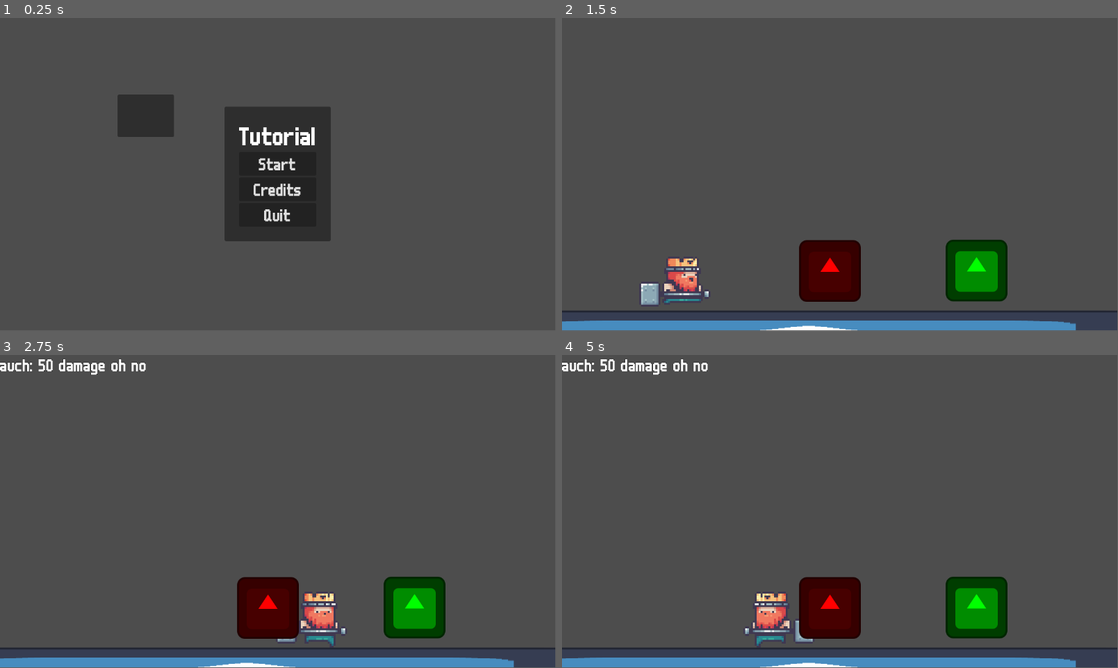
Above: before the commit, frames 1-4 (two rows, left to right).
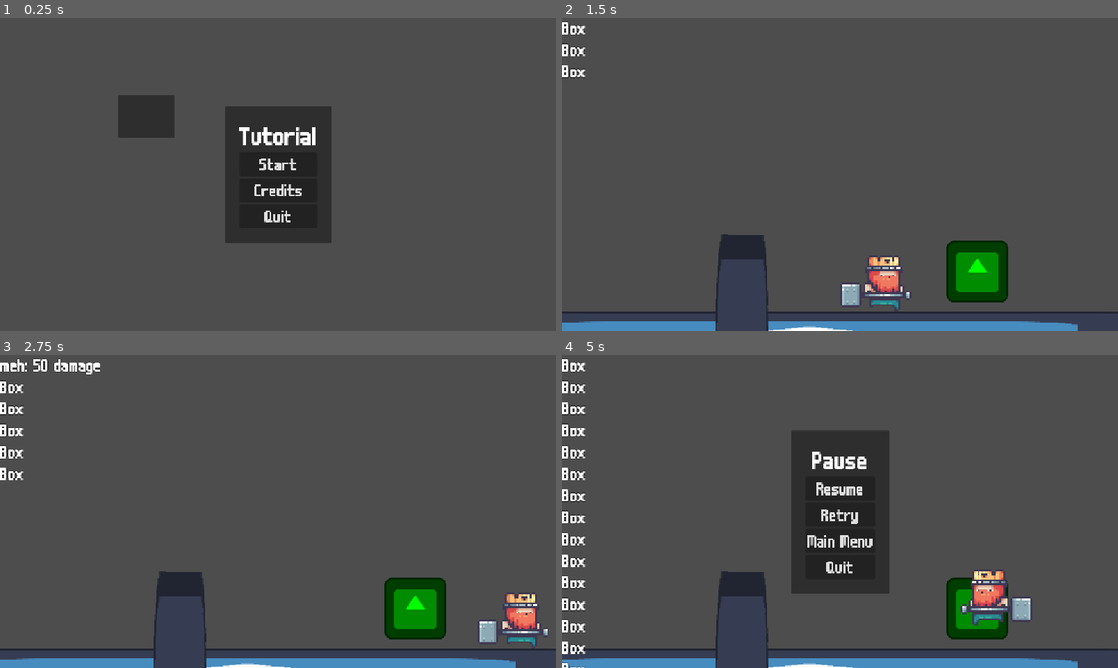
Above: after the commit, the same moments.

Repository: CC5408/Tutorial-CC5408-Oto-o-2025
Game: Godot game, scene res://ui/main_menu.tscn
The game is run twice, just before and just after one commit, with the same random seed, the same clock (stepped at 60 frames per second) and the same inputs. The engine's default icon, where the game draws it, is replaced by a stand-in: a white triangle on a blue panel in a dark square.
Inputs (mouse positions are in pixels of both pictures, inside the frame that each line leads up to):
- Up to frame 1 (0.25 s): no input
- Up to frame 2 (1.5 s): click "Start" at 0.5 s; move the mouse to (812, 237) at 1.27 s; hold D (move_right) from 1.28 s (still down); click (812, 237) at 1.35 s
- Up to frame 3 (2.75 s): keep holding D (move_right); tap Space (jump) at 1.52, 2.27 s; move the mouse to (444, 558) at 2.02 s; click (444, 558) at 2.1 s
- Up to frame 4 (5 s): move the mouse to (673, 464) at 2.77 s; release D (move_right) at 2.78 s; hold A (move_left) from 2.78 s (still down); click (673, 464) at 2.85 s; move the mouse to (867, 511) at 3.52 s; click (867, 511) at 3.6 s; tap Space (jump) at 3.77, 4.52 s; move the mouse to (756, 433) at 4.27 s; click (756, 433) at 4.35 s; tap Escape (pause, bound only after the commit) at 4.9 s
In our replay, the window is 799x449 before the commit and 800x450 after it. These sizes can differ from the game's own. Grey fills any space a smaller window leaves; there, only what the larger window draws over its background counts as a difference.

The runs differ from the first frame. In frame 1, 0.8% of the frame differs, in the area x 21-60%, y 24-72%; in frame 2, 6.3%; in frame 3, 7.1%; in frame 4, 17%, in the area x 0-100%, y 0-100%.

Commit message:
credits and pause menu

Diff:
--- a/project.godot
+++ b/project.godot
@@ -18,6 +18,10 @@
 [autoload]
 
 Debug="*res://autoloads/debug.gd"
+
+[display]
+
+window/stretch/mode="canvas_items"
 
 [gui]
 
@@ -63,6 +67,11 @@
 "events": [Object(InputEventMouseButton,"resource_local_to_scene":false,"resource_name":"","device":-1,"window_id":0,"a …(258 unchanged characters)…
 ]
 }
+pause={
+"deadzone": 0.2,
+"events": [Object(InputEventKey,"resource_local_to_scene":false,"resource_name":"","device":-1,"window_id":0,"alt_pressed":false,"shift_pressed":false,"ctrl_pressed":false,"meta_pressed":false,"pressed":false,"keycode":0,"physical_keycode":4194305,"key_label":0,"unicode":0,"location":0,"echo":false,"script":null)
+]
+}
 
 [layer_names]
 
--- a/scenes/main.tscn
+++ b/scenes/main.tscn
@@ -1,10 +1,9 @@
-[gd_scene load_steps=7 format=3 uid="uid://biwqq260j80w2"]
+[gd_scene load_steps=6 format=3 uid="uid://biwqq260j80w2"]
 
 [ext_resource type="PackedScene" uid="uid://bh0pw1bb7w3n3" path="res://scenes/box.tscn" id="1_0wfyh"]
 [ext_resource type="Script" uid="uid://cufe28v4a7uec" path="res://scenes/main.gd" id="1_sugp2"]
 [ext_resource type="PackedScene" uid="uid://dn7yanh1bcp11" path="res://scenes/player.tscn" id="2_sugp2"]
 [ext_resource type="PackedScene" uid="uid://cpp3hh7qwywln" path="res://scenes/ball.tscn" id="4_jyhfs"]
-[ext_resource type="PackedScene" uid="uid://b055yyuh2mouj" path="res://scenes/enemy.tscn" id="5_tbgi4"]
 [ext_resource type="PackedScene" uid="uid://38sr1a3xmrvk" path="res://scenes/npc.tscn" id="6_tefeu"]
 
 [node name="Main" type="Node2D"]
@@ -15,15 +14,12 @@
 scale = Vector2(12.6018, 0.856065)
 
 [node name="Box3" parent="." instance=ExtResource("1_0wfyh")]
-position = Vector2(1798, 900)
-rotation = -0.371694
+position = Vector2(365, 1255)
+rotation = -1.56042
 scale = Vector2(12.6018, 0.856065)
 
 [node name="Box2" parent="." instance=ExtResource("1_0wfyh")]
 position = Vector2(-938, 350)
-
-[node name="Player" parent="." instance=ExtResource("2_sugp2")]
-position = Vector2(238, 429)
 
 [node name="Ball" parent="." instance=ExtResource("4_jyhfs")]
 position = Vector2(-553, 277)
@@ -34,8 +30,8 @@
 [node name="Ball3" parent="." instance=ExtResource("4_jyhfs")]
 position = Vector2(-620, -114)
 
-[node name="Enemy" parent="." instance=ExtResource("5_tbgi4")]
-position = Vector2(556, 525)
-
 [node name="NPC" parent="." instance=ExtResource("6_tefeu")]
 position = Vector2(860, 524)
+
+[node name="Player" parent="." instance=ExtResource("2_sugp2")]
+position = Vector2(654, 130)
--- a/scenes/player.gd
+++ b/scenes/player.gd
@@ -30,6 +30,10 @@
 	velocity.x = move_toward(velocity.x, max_speed * move_input, acceleration * delta)
 	move_and_slide()
 
+	for i in get_slide_collision_count():
+		var collision = get_slide_collision(i)
+		Debug.log(collision.get_collider().name)
+
 	if not move_input and is_on_floor() and Input.is_action_just_pressed("attack"):
 		playback.travel("attack")
 		var dir = sign(get_global_mouse_position().x - global_position.x)
@@ -55,6 +59,8 @@
 
 
 func fire() -> void:
+	if not bullet_scene:
+		return
 	var bullet_inst = bullet_scene.instantiate()
 	get_parent().add_child(bullet_inst)
 	bullet_inst.global_rotation = bullet_spawn.global_position.direction_to(get_global_mouse_position()).angle()
--- a/scenes/player.tscn
+++ b/scenes/player.tscn
@@ -9,6 +9,7 @@
 [ext_resource type="Texture2D" uid="uid://b5lvkwg6ytp8p" path="res://assets/Kings and Pigs/Sprites/01-King Human/Fall (78x58).png" id="6_smehm"]
 [ext_resource type="Texture2D" uid="uid://gioly43upic3" path="res://assets/Kings and Pigs/Sprites/01-King Human/Attack (78x58).png" id="7_fjrip"]
 [ext_resource type="Script" uid="uid://8qviiitsyvio" path="res://components/hitbox.gd" id="8_smehm"]
+[ext_resource type="PackedScene" uid="uid://6gxwojiphksf" path="res://ui/pause_menu.tscn" id="10_y4r1p"]
 
 [sub_resource type="CapsuleShape2D" id="CapsuleShape2D_qhqgy"]
 radius = 25.0
@@ -484,3 +485,18 @@
 [node name="BulletSpawn" type="Marker2D" parent="Pivot"]
 position = Vector2(19, -8)
 gizmo_extents = 119.8
+
+[node name="CanvasLayer" type="CanvasLayer" parent="."]
+
+[node name="PauseMenu" parent="CanvasLayer" instance=ExtResource("10_y4r1p")]
+anchors_preset = 8
+anchor_left = 0.5
+anchor_top = 0.5
+anchor_right = 0.5
+anchor_bottom = 0.5
+offset_left = -102.0
+offset_top = -166.0
+offset_right = 102.0
+offset_bottom = 166.0
+grow_horizontal = 2
+grow_vertical = 2
--- /dev/null
+++ b/ui/credits.gd
@@ -0,0 +1,11 @@
+extends Control
+@onready var rich_text_label: RichTextLabel = $RichTextLabel
+
+
+func _ready() -> void:
+	set_process(false)
+	await get_tree().create_timer(2).timeout
+	set_process(true)
+
+func _process(delta: float) -> void:
+	rich_text_label.get_v_scroll_bar().value += 200 * delta
--- /dev/null
+++ b/ui/credits.tscn
@@ -0,0 +1,63 @@
+[gd_scene load_steps=8 format=3 uid="uid://04fthy3rf8qc"]
+
+[ext_resource type="Script" uid="uid://capb5j50oloas" path="res://ui/credits.gd" id="1_ed0b0"]
+
+[sub_resource type="StyleBoxEmpty" id="StyleBoxEmpty_ed0b0"]
+
+[sub_resource type="StyleBoxEmpty" id="StyleBoxEmpty_orljq"]
+
+[sub_resource type="StyleBoxEmpty" id="StyleBoxEmpty_74u3g"]
+
+[sub_resource type="StyleBoxEmpty" id="StyleBoxEmpty_1bagf"]
+
+[sub_resource type="StyleBoxEmpty" id="StyleBoxEmpty_icdkc"]
+
+[sub_resource type="Theme" id="Theme_42u7w"]
+VScrollBar/styles/grabber = SubResource("StyleBoxEmpty_ed0b0")
+VScrollBar/styles/grabber_highlight = SubResource("StyleBoxEmpty_orljq")
+VScrollBar/styles/grabber_pressed = SubResource("StyleBoxEmpty_74u3g")
+VScrollBar/styles/scroll = SubResource("StyleBoxEmpty_1bagf")
+VScrollBar/styles/scroll_focus = SubResource("StyleBoxEmpty_icdkc")
+
+[node name="Credits" type="Control"]
+layout_mode = 3
+anchors_preset = 15
+anchor_right = 1.0
+anchor_bottom = 1.0
+grow_horizontal = 2
+grow_vertical = 2
+script = ExtResource("1_ed0b0")
+
+[node name="RichTextLabel" type="RichTextLabel" parent="."]
+layout_mode = 1
+anchors_preset = 8
+anchor_left = 0.5
+anchor_top = 0.5
+anchor_right = 0.5
+anchor_bottom = 0.5
+offset_left = -219.0
+offset_top = -183.0
+offset_right = 219.0
+offset_bottom = 183.0
+grow_horizontal = 2
+grow_vertical = 2
+theme = SubResource("Theme_42u7w")
+bbcode_enabled = true
+text = "
+
+[center][font_size=70][rainbow][wave amp=500.0]Credits[/wave][/rainbow] [/font_size]
+
+
+
+Kings and pigs
+[font_size=20]
+by
+pixelfrog-assets
+ [/font_size]
+asdf
+asdf
+ads
+fasd
+f
+[/center]"
+scroll_active = false
--- a/ui/main_menu.gd
+++ b/ui/main_menu.gd
@@ -6,5 +6,9 @@
 
 
 func _ready() -> void:
-	start.pressed.connect(func(): get_tree().change_scene_to_file("res://scenes/main.tscn"))
+	start.pressed.connect(_on_start_pressed)
 	quit.pressed.connect(func(): get_tree().quit())
+	credits.pressed.connect(func(): get_tree().change_scene_to_file("res://ui/credits.tscn"))
+
+func _on_start_pressed() -> void:
+	get_tree().change_scene_to_file("res://scenes/main.tscn")
--- /dev/null
+++ b/ui/panel_container.gd
@@ -0,0 +1,35 @@
+extends PanelContainer
+
+@onready var resume: Button = %Resume
+@onready var retry: Button = %Retry
+@onready var main_menu: Button = %MainMenu
+@onready var quit: Button = %Quit
+
+
+func _ready() -> void:
+	quit.pressed.connect(func(): get_tree().quit())
+	retry.pressed.connect(_on_retry_pressed)
+	main_menu.pressed.connect(_on_main_menu_pressed)
+	resume.pressed.connect(_on_resume_pressed)
+	hide()
+
+
+func _input(event: InputEvent) -> void:
+	if event.is_action_pressed("pause"):
+		get_tree().paused = not get_tree().paused
+		visible = get_tree().paused
+
+
+func _on_resume_pressed() -> void:
+	get_tree().paused = false
+	hide()
+
+
+func _on_retry_pressed() -> void:
+	get_tree().paused = false
+	get_tree().reload_current_scene()
+
+
+func _on_main_menu_pressed():
+	get_tree().paused = false
+	get_tree().change_scene_to_file("res://ui/main_menu.tscn")
--- /dev/null
+++ b/ui/pause_menu.tscn
@@ -0,0 +1,51 @@
+[gd_scene load_steps=2 format=3 uid="uid://6gxwojiphksf"]
+
+[ext_resource type="Script" uid="uid://c0inilwqdaeo0" path="res://ui/panel_container.gd" id="1_50142"]
+
+[node name="PauseMenu" type="PanelContainer"]
+process_mode = 3
+offset_left = 474.0
+offset_top = 158.0
+offset_right = 678.0
+offset_bottom = 490.0
+size_flags_horizontal = 4
+size_flags_vertical = 4
+script = ExtResource("1_50142")
+
+[node name="MarginContainer" type="MarginContainer" parent="."]
+layout_mode = 2
+theme_override_constants/margin_left = 30
+theme_override_constants/margin_top = 30
+theme_override_constants/margin_right = 30
+theme_override_constants/margin_bottom = 30
+
+[node name="VBoxContainer" type="VBoxContainer" parent="MarginContainer"]
+layout_mode = 2
+
+[node name="Label" type="Label" parent="MarginContainer/VBoxContainer"]
+layout_mode = 2
+theme_type_variation = &"Title"
+text = "Pause"
+horizontal_alignment = 1
+
+[node name="Resume" type="Button" parent="MarginContainer/VBoxContainer"]
+unique_name_in_owner = true
+layout_mode = 2
+text = "Resume
+"
+
+[node name="Retry" type="Button" parent="MarginContainer/VBoxContainer"]
+unique_name_in_owner = true
+layout_mode = 2
+text = "Retry
+"
+
+[node name="MainMenu" type="Button" parent="MarginContainer/VBoxContainer"]
+unique_name_in_owner = true
+layout_mode = 2
+text = "Main Menu"
+
+[node name="Quit" type="Button" parent="MarginContainer/VBoxContainer"]
+unique_name_in_owner = true
+layout_mode = 2
+text = "Quit"
Not shown: 1 places in scenes/player.tscn that only renumber resources
Not shown, added: ui/credits.gd.uid
Not shown, added: ui/panel_container.gd.uid
